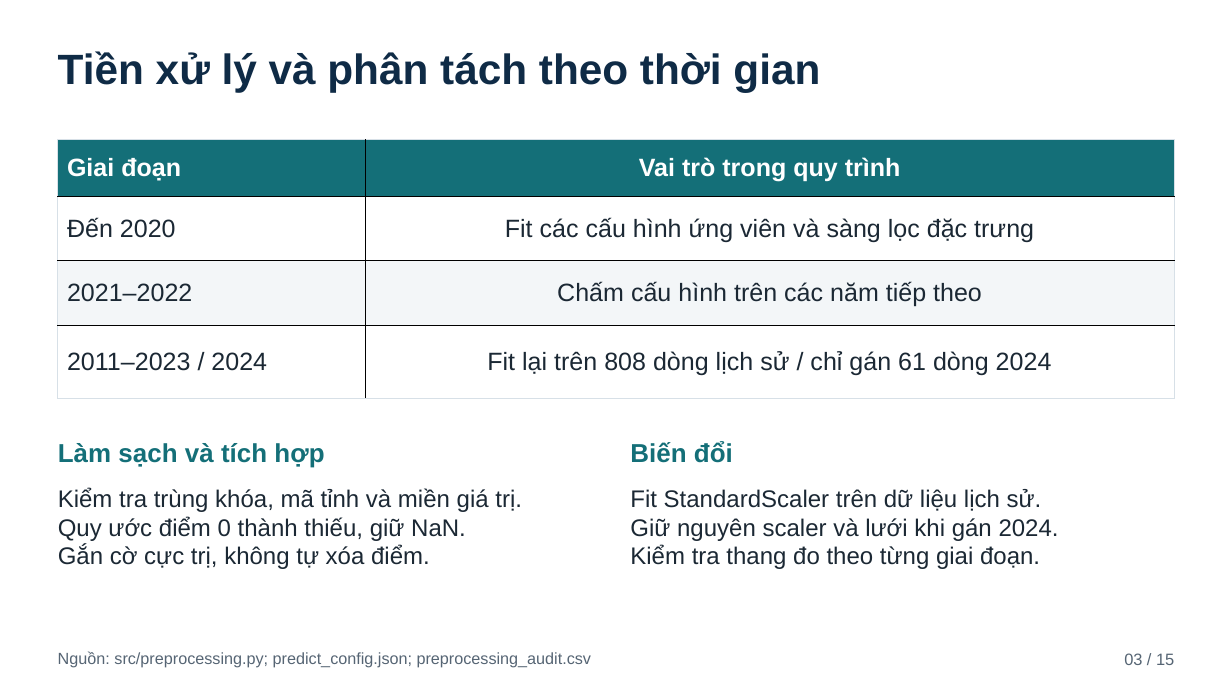
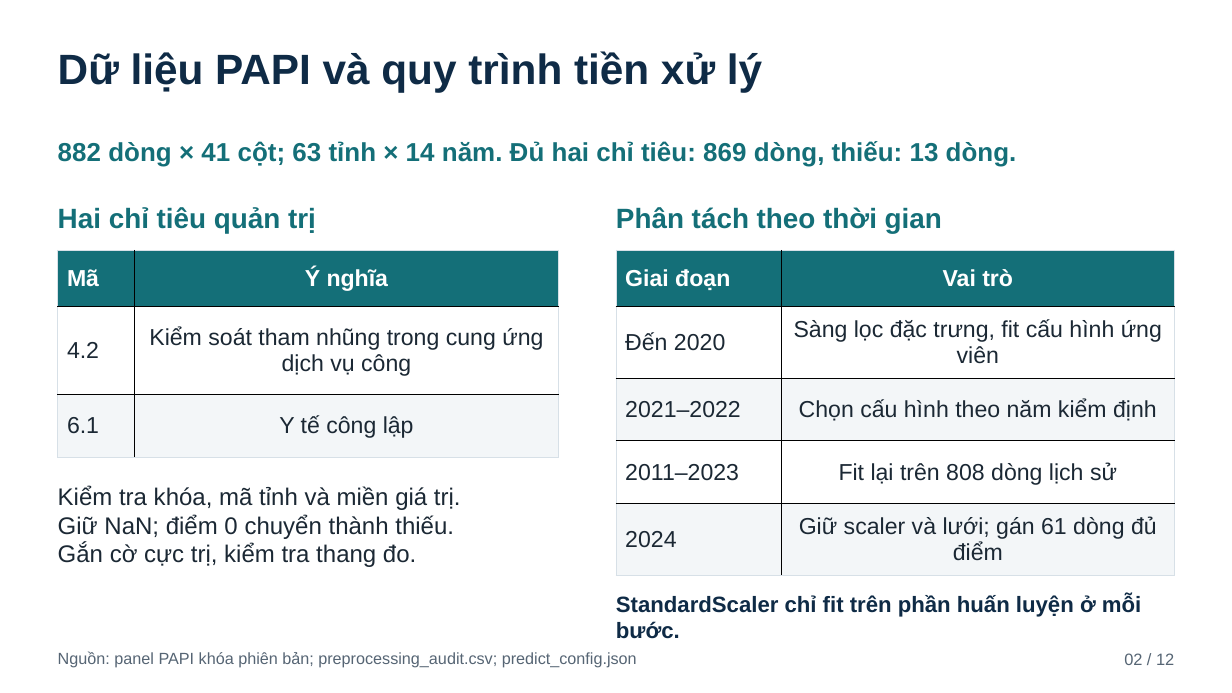
Before and after one commit to JasonTM17/Grid_Based_Sociology, a slide deck: slide 2 of assets/sting_papi_slides_template.pptx (slide 3 before the commit). Drawn at 1232x693 pixels with LibreOffice and Linux fonts; fonts in the diff are those of the drawing. Boxes give left, top, right and bottom in pixels: in the first picture for what was removed or moved away, otherwise in the second. Text is boxed around its words. In the diff, an @@ line names an element or a change of style, - is before the commit and + after.

```diff
--- a/assets/sting_papi_slides_template.pptx
+++ b/assets/sting_papi_slides_template.pptx
@@ text at (x1=58, y1=51, x2=762, y2=92): text changed @@
-Tiền xử lý và phân tách theo thời gian
+Dữ liệu PAPI và quy trình tiền xử lý
@@ text added at (x1=58, y1=141, x2=1017, y2=167), 20.2 pt, text #146F78, bold @@
+882 dòng × 41 cột; 63 tỉnh × 14 năm. Đủ hai chỉ tiêu: 869 dòng, thiếu: 13 dòng.
@@ text added at (x1=58, y1=207, x2=316, y2=233), 21.8 pt, text #146F78, bold @@
+Hai chỉ tiêu quản trị
@@ text added at (x1=616, y1=207, x2=942, y2=233), 21.8 pt, text #146F78, bold @@
+Phân tách theo thời gian
@@ table added at (x1=57, y1=250, x2=557, y2=457), 3 rows, 2 columns @@
+Mã | Ý nghĩa
+4.2 | Kiểm soát tham nhũng trong cung ứng dịch vụ công
+6.1 | Y tế công lập
@@ table at (x1=616, y1=250, x2=1175, y2=576) @@
-row 1: Giai đoạn | Vai trò trong quy trình
-row 2: Đến 2020 | Fit các cấu hình ứng viên và sàng lọc đặc trưng
-row 3: 2021–2022 | Chấm cấu hình trên các năm tiếp theo
-row 4: 2011–2023 / 2024 | Fit lại trên 808 dòng lịch sử / chỉ gán 61 dòng 2024
+row 1: Giai đoạn | Vai trò
+row 2: Đến 2020 | Sàng lọc đặc trưng, fit cấu hình ứng viên
+row 3: 2021–2022 | Chọn cấu hình theo năm kiểm định
+row 4: 2011–2023 | Fit lại trên 808 dòng lịch sử
+row 5: 2024 | Giữ scaler và lưới; gán 61 dòng đủ điểm
@@ table resized from (x1=57, y1=140, x2=1174, y2=398) to (x1=616, y1=250, x2=1175, y2=576) @@
@@ text removed at (x1=58, y1=443, x2=324, y2=468) @@
-Làm sạch và tích hợp
@@ text removed at (x1=630, y1=441, x2=733, y2=463) @@
-Biến đổi
@@ text at (x1=58, y1=486, x2=461, y2=567): text changed @@
-Kiểm tra trùng khóa, mã tỉnh và miền giá trị.
-Quy ước điểm 0 thành thiếu, giữ NaN.
-Gắn cờ cực trị, không tự xóa điểm.
+Kiểm tra khóa, mã tỉnh và miền giá trị.
+Giữ NaN; điểm 0 chuyển thành thiếu.
+Gắn cờ cực trị, kiểm tra thang đo.
@@ text removed at (x1=630, y1=489, x2=1059, y2=569) @@
-Fit StandardScaler trên dữ liệu lịch sử.
-Giữ nguyên scaler và lưới khi gán 2024.
-Kiểm tra thang đo theo từng giai đoạn.
@@ text added at (x1=616, y1=594, x2=1141, y2=639), 17.2 pt, text #0F2B46, bold @@
+StandardScaler chỉ fit trên phần huấn luyện ở mỗi bước.
@@ text at (x1=58, y1=651, x2=637, y2=668): text changed @@
-Nguồn: src/preprocessing.py; predict_config.json; preprocessing_audit.csv
+Nguồn: panel PAPI khóa phiên bản; preprocessing_audit.csv; predict_config.json
@@ text at (x1=1124, y1=653, x2=1174, y2=665): text changed @@
-03 / 15
+02 / 12
```
Also in this commit, not shown: 11 other slides changed, 3 slides removed, 47 other files.
